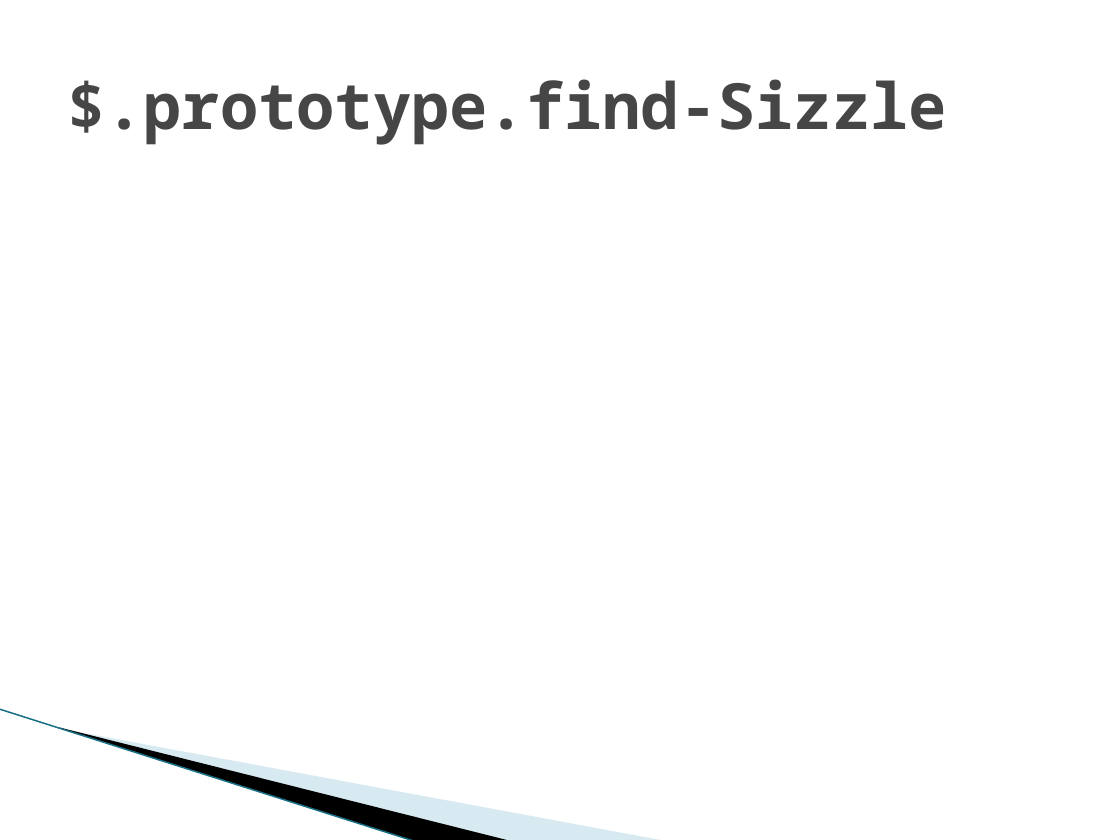
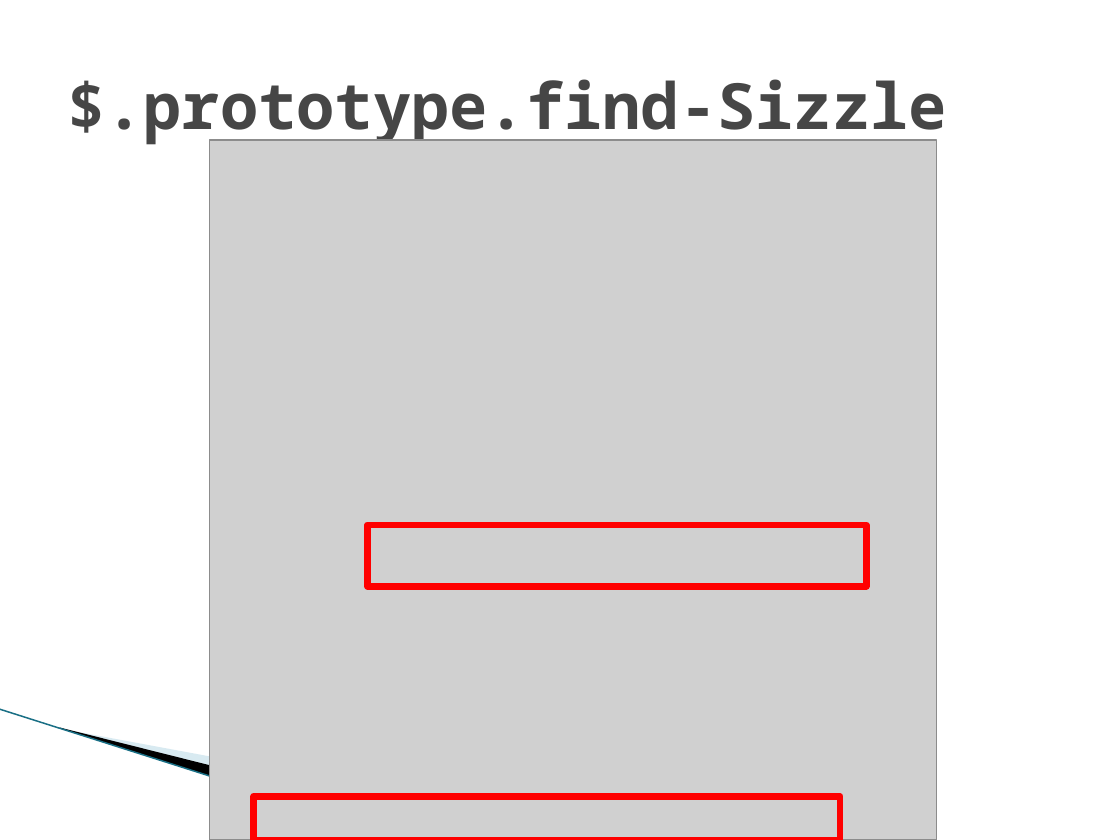
Before and after one commit to temberature/squery, a slide deck: slide 13 of doc/jQuery源码鉴赏.pptx (slide 12 before the commit). Drawn at 1120x840 pixels with LibreOffice and Linux fonts; fonts in the diff are those of the drawing; grey boxes stand for pictures; background and template pictures are left out. Boxes give left, top, right and bottom in pixels: in the first picture for what was removed or moved away, otherwise in the second. Text is boxed around its words. In the diff, an @@ line names an element or a change of style, - is before the commit and + after.

```diff
--- a/doc/jQuery源码鉴赏.pptx
+++ b/doc/jQuery源码鉴赏.pptx
@@ picture added at (x1=209, y1=140, x2=936, y2=840) @@
@@ rectangle added at (x1=367, y1=525, x2=866, y2=587), outline #FF0000 4.33 pt @@
@@ rectangle added at (x1=254, y1=796, x2=840, y2=840), outline #FF0000 4.33 pt @@
```
Also in this commit, not shown: 7 other slides changed, 28 slides added, 7 slides removed, 24 other files.
